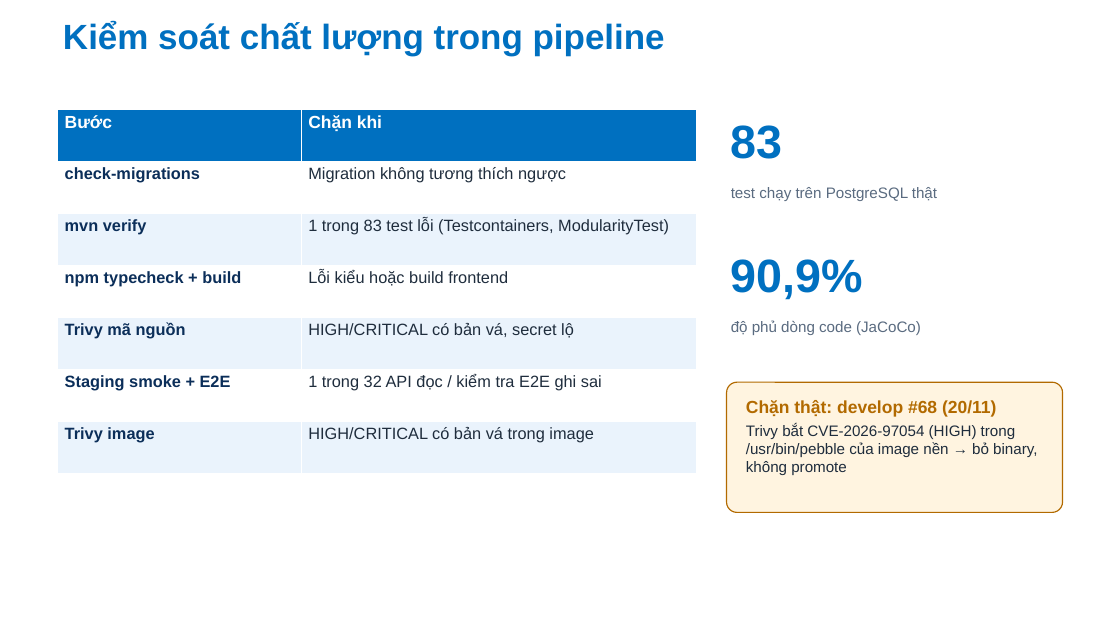
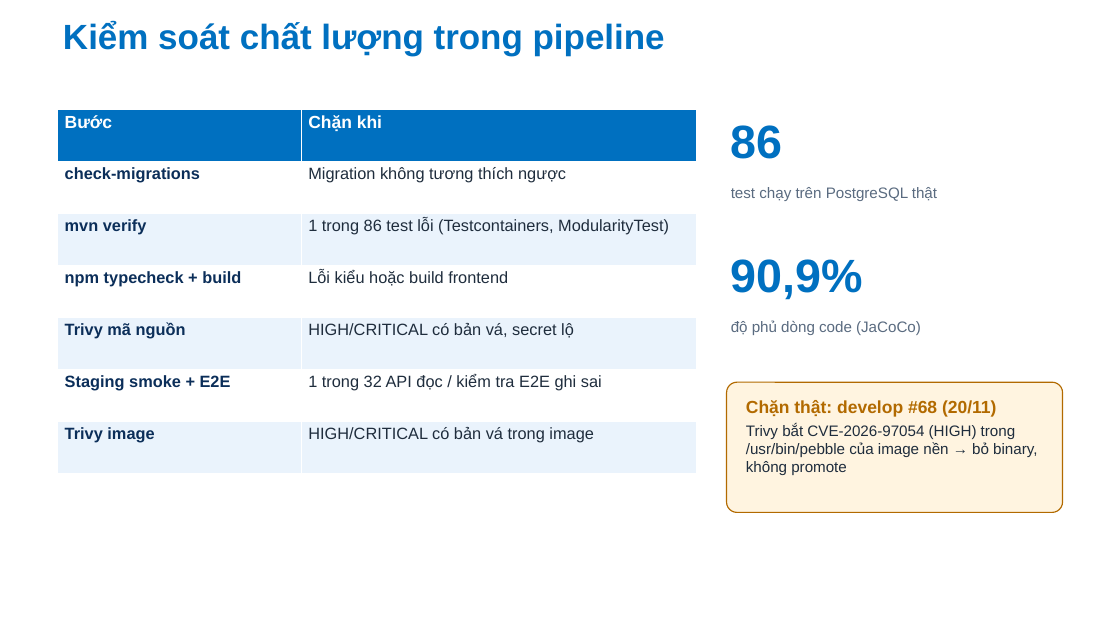
Before and after one commit to Anpham120/restaurant-management-system, a slide deck: slide 9 of docs/bao-cao/Slide_TrienKhaiPhanMem_AtlasRestaurant.pptx. Drawn at 1120x630 pixels with LibreOffice and Linux fonts; fonts in the diff are those of the drawing; background and template pictures are left out. Boxes give left, top, right and bottom in pixels: in the first picture for what was removed or moved away, otherwise in the second. Text is boxed around its words. In the diff, an @@ line names an element or a change of style, - is before the commit and + after.

```diff
--- a/docs/bao-cao/Slide_TrienKhaiPhanMem_AtlasRestaurant.pptx
+++ b/docs/bao-cao/Slide_TrienKhaiPhanMem_AtlasRestaurant.pptx
@@ table at [58,109,697,474] @@
-row 3, column 2: 1 trong 83 test lỗi (Testcontainers, ModularityTest)
+row 3, column 2: 1 trong 86 test lỗi (Testcontainers, ModularityTest)
@@ text at [731,125,783,159]: text changed @@
-83
+86
```
Also in this commit, not shown: 2 other slides changed, 2 slides added, 1 slide removed.
